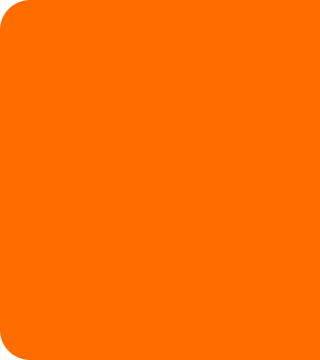
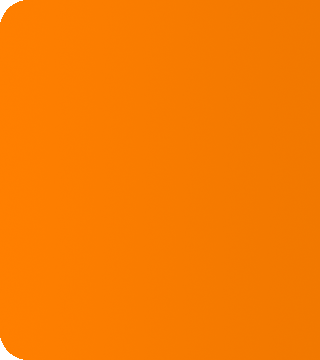
Comparing the layer stacks of the two 320 x 360 images. Changes:
added layer "Layer 1" above "Shape 1" over [0, 0, 320, 360]
painted on "Shape 1" over [0, 0, 320, 360]
